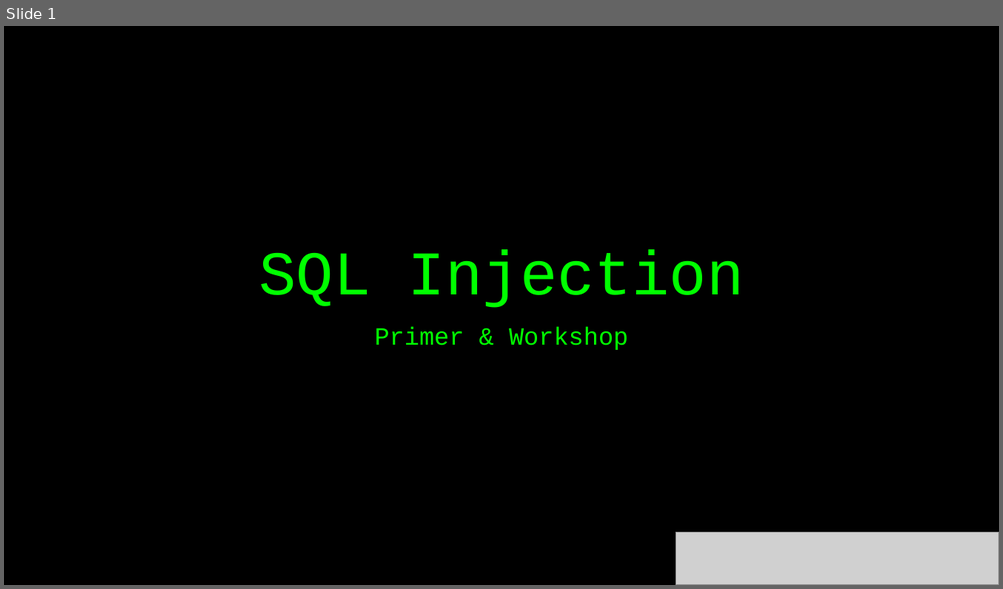
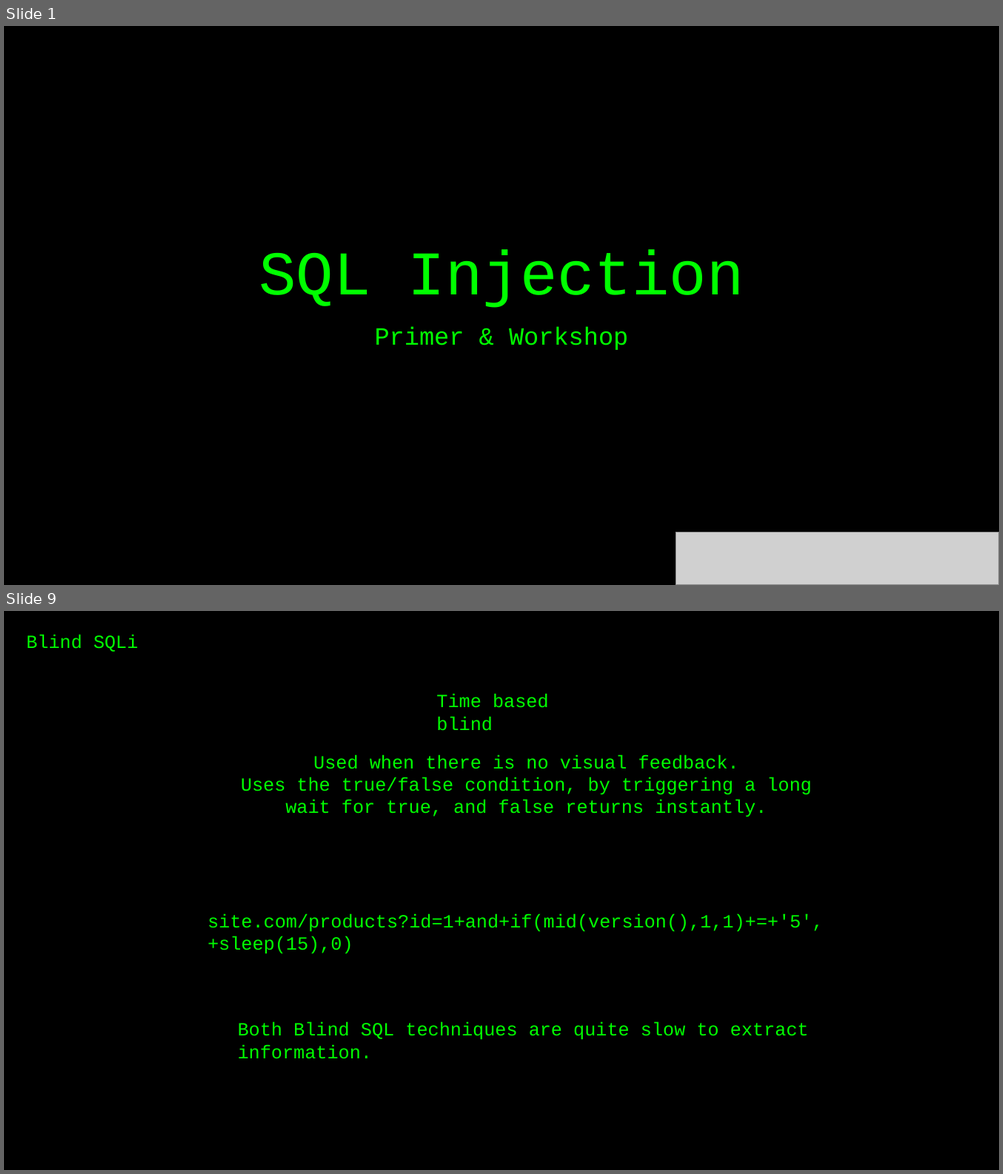
Before and after one commit to vortexau/sectalkscbr-sqli, a slide deck: slides/SQLi-Preso.pptx. Shown one above the other, each under a label of ours: slide 1 before the commit, slides 1 and 9 after it; the slides between them are not shown. The pictures are 1003x589 and 1003x1174 pixels, drawn with LibreOffice and Linux fonts; fonts in the diff are those of the drawing; grey boxes stand for pictures. Boxes give left, top, right and bottom in pixels: in the first picture for what was removed or moved away, otherwise in the second. Text is boxed around its words. In the diff, an @@ line names an element or a change of style, - is before the commit and + after.

```diff
--- a/slides/SQLi-Preso.pptx
+++ b/slides/SQLi-Preso.pptx
@@ slide 9 added at [4,611,999,1170], background #000000 @@
@@ text added at [26,634,138,652], 18 pt, text #00FF00 @@
+Blind SQLi
@@ text added at [436,694,549,731], 18 pt, text #00FF00 @@
+Time based blind
@@ text added at [241,755,812,817], 18 pt, text #00FF00 @@
+Used when there is no visual feedback.
+Uses the true/false condition, by triggering a long wait for true, and false returns instantly.
@@ text added at [208,914,823,954], 18 pt, text #00FF00 @@
+site.com/products?id=1+and+if(mid(version(),1,1)+=+'5',+sleep(15),0)
@@ text added at [238,1022,808,1059], 18 pt, text #00FF00 @@
+Both Blind SQL techniques are quite slow to extract information.
```
Also in this commit, not shown: 6 slides changed, 4 other slides added, 3 slides removed.
